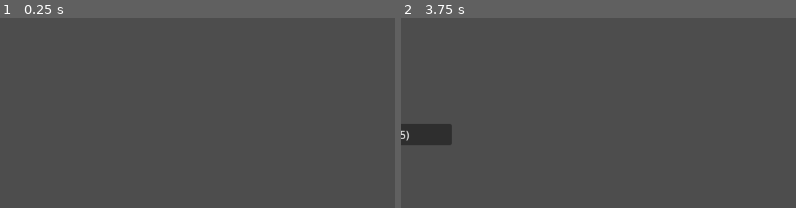
Above: before the commit, frames 1-2 (left to right).
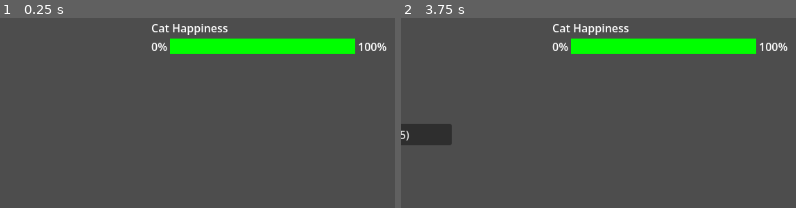
Above: after the commit, the same moments.

Repository: jaggasaurus-rex/cat-idler
Game: Godot game, scene res://scenes/Main.tscn
Two runs of this game, one before a commit and one after it. Both use one fixed random seed, a clock stepped at 60 frames per second and the inputs below.
Inputs:
- Up to frame 1 (0.25 s): no input
- Up to frame 2 (3.75 s): click "Work at McPawnalds" at 0.5 s; click "Work at McPawnalds" at 1.25 s; click "Work at McPawnalds" at 2 s; tap Enter at 2.75 s; tap Space at 3.5 s
The pictures show only the part of the screen within x 17-67%, y 0-50%; the shares and areas given below are measured in that part.

The runs differ from the first frame. In frame 1, 4.7% of the frame differs, in the area x 38-98%, y 3-19%; in frame 2, 4.7%.

Commit message:
Add Cat Happiness mechanic with OnlyPaws debuffs and riot popup
- happiness = clamp(1 - cats/20, 0, 1)*100; cats >= 20 clamps at 0%
- Always-visible bar (top-centre, right of stats) with red→green fill
- OnlyPaws income multiplier: ×0.80 below 50%, ×0.50 below 10%
- HappinessRiotPopup fires once when cats reach 20, sets happiness_riot_triggered flag

Co-Authored-By: Claude Sonnet 4.6 <noreply@anthropic.com>

Diff:
--- a/Config.gd
+++ b/Config.gd
@@ -37,3 +37,6 @@
 const auto_feeder_cost: float = 2000000.0
 const auto_feeder_unlock_cats: int = 30
 const auto_feeder_food_threshold: float = 1.0
+
+# Cat Happiness
+const happiness_max_cats: int = 20  # cat count at which happiness reaches 0%
--- a/autoloads/GameState.gd
+++ b/autoloads/GameState.gd
@@ -25,6 +25,7 @@
 var food_hit_zero: bool = false
 var auto_feeder_unlocked: bool = false
 var auto_feeder_purchased: bool = false
+var happiness_riot_triggered: bool = false
 
 
 func _ready() -> void:
@@ -52,9 +53,17 @@
 			bot_manager_unlocked = true
 	if bot_manager_purchased and tokens <= Config.bot_manager_token_threshold:
 		buy_tokens(1)
+	if not happiness_riot_triggered and get_happiness() <= 0.0:
+		happiness_riot_triggered = true
 	if only_paws_active and bots_active:
 		if cat_food > 0.0:
-			money += paws_income_rate * delta
+			var happiness: float = get_happiness()
+			var happiness_multiplier: float = 1.0
+			if happiness < 10.0:
+				happiness_multiplier = 0.50
+			elif happiness < 50.0:
+				happiness_multiplier = 0.80
+			money += paws_income_rate * happiness_multiplier * delta
 
 
 func click() -> void:
@@ -154,6 +163,14 @@
 	cat_trees_purchased = true
 
 
+## Returns cat happiness as a percentage (0–100).
+## Formula: clamp(1 - cats/happiness_max_cats, 0, 1) * 100.
+## Assumption: cats >= happiness_max_cats clamps at 0% — overcrowding cannot
+## be recovered by buying even more cats, so 0% is the floor for all higher counts.
+func get_happiness() -> float:
+	return clamp(1.0 - float(cats) / float(Config.happiness_max_cats), 0.0, 1.0) * 100.0
+
+
 # Base tier: floor(cats / 3) $/sec (0-2 cats=$0, 3-5=$1, 6-8=$2, …).
 # Each manager bot doubles the entire output: total = base * 2^manager_bots.
 func _update_paws_rate() -> void:
--- a/scenes/Main.gd
+++ b/scenes/Main.gd
@@ -25,9 +25,13 @@
 @onready var auto_feeder_item: VBoxContainer = $ShopPanel/AutoFeederItem
 @onready var auto_feeder_desc_label: Label = $ShopPanel/AutoFeederItem/AutoFeederDescLabel
 @onready var buy_auto_feeder_button: Button = $ShopPanel/AutoFeederItem/BuyAutoFeederButton
+@onready var happiness_bar: ProgressBar = $HappinessBarContainer/HappinessRow/HappinessBar
+@onready var happiness_riot_popup: ColorRect = $HappinessRiotPopup
 
 
 var _only_paws_popup_shown: bool = false
+var _happiness_riot_popup_shown: bool = false
+var _happiness_fill_style: StyleBoxFlat
 
 
 func _ready() -> void:
@@ -38,6 +42,10 @@
 	var bold_font := SystemFont.new()
 	bold_font.font_weight = 700
 	cats_label.add_theme_font_override("font", bold_font)
+	# Dynamic fill colour for the happiness bar; updated in _process()
+	_happiness_fill_style = StyleBoxFlat.new()
+	_happiness_fill_style.bg_color = Color.GREEN
+	happiness_bar.add_theme_stylebox_override("fill", _happiness_fill_style)
 
 
 func _process(_delta: float) -> void:
@@ -101,6 +109,17 @@
 	manager_bot_button.disabled = GameState.money < GameState.next_bot_cost
 	bots_rate_label.text = "Bots: " + Util.format_number(GameState.manager_bots)
 
+	# Happiness bar: colour transitions smoothly from red (0%) to green (100%)
+	var happiness: float = GameState.get_happiness()
+	happiness_bar.value = happiness
+	var t: float = happiness / 100.0
+	_happiness_fill_style.bg_color = Color.RED.lerp(Color.GREEN, t)
+
+	if GameState.happiness_riot_triggered and not _happiness_riot_popup_shown:
+		_happiness_riot_popup_shown = true
+		happiness_riot_popup.visible = true
+		get_tree().paused = true
+
 	# One-way latch — auto feeder shop item appears when unlocked
 	if GameState.auto_feeder_unlocked and not auto_feeder_item.visible:
 		auto_feeder_item.visible = true
@@ -162,6 +181,11 @@
 
 func _on_buy_auto_feeder_button_pressed() -> void:
 	GameState.buy_auto_feeder()
+
+
+func _on_happiness_riot_popup_ok_pressed() -> void:
+	happiness_riot_popup.visible = false
+	get_tree().paused = false
 
 
 func _on_cat_purchased() -> void:
--- a/scenes/Main.tscn
+++ b/scenes/Main.tscn
@@ -112,6 +112,39 @@
 offset_bottom = 375.0
 text = "Tokens: 0"
 
+[node name="HappinessBarContainer" type="VBoxContainer" parent="." unique_id=400000050]
+layout_mode = 0
+offset_left = 420.0
+offset_top = 20.0
+offset_right = 760.0
+offset_bottom = 95.0
+theme_override_constants/separation = 4
+
+[node name="HappinessTitleLabel" type="Label" parent="HappinessBarContainer" unique_id=400000051]
+layout_mode = 2
+text = "Cat Happiness"
+
+[node name="HappinessRow" type="HBoxContainer" parent="HappinessBarContainer" unique_id=400000052]
+layout_mode = 2
+theme_override_constants/separation = 4
+
+[node name="HappinessMinLabel" type="Label" parent="HappinessBarContainer/HappinessRow" unique_id=400000053]
+layout_mode = 2
+text = "0%"
+
+[node name="HappinessBar" type="ProgressBar" parent="HappinessBarContainer/HappinessRow" unique_id=400000054]
+layout_mode = 2
+size_flags_horizontal = 3
+custom_minimum_size = Vector2(100, 22)
+min_value = 0.0
+max_value = 100.0
+value = 100.0
+show_percentage = false
+
+[node name="HappinessMaxLabel" type="Label" parent="HappinessBarContainer/HappinessRow" unique_id=400000055]
+layout_mode = 2
+text = "100%"
+
 [node name="ShopPanel" type="VBoxContainer" parent="." unique_id=210934857]
 layout_mode = 0
 anchor_left = 1.0
@@ -238,6 +271,42 @@
 autowrap_mode = 3
 
 [node name="OKButton" type="Button" parent="OnlyPawsPopup/DialogPanel/VBoxContainer" unique_id=400000044]
+layout_mode = 2
+text = "OK"
+
+[node name="HappinessRiotPopup" type="ColorRect" parent="." unique_id=400000060]
+visible = false
+process_mode = 2
+layout_mode = 0
+anchors_preset = 15
+anchor_right = 1.0
+anchor_bottom = 1.0
+grow_horizontal = 2
+grow_vertical = 2
+mouse_filter = 0
+color = Color(0, 0, 0, 0.5)
+
+[node name="DialogPanel" type="PanelContainer" parent="HappinessRiotPopup" unique_id=400000061]
+layout_mode = 0
+anchor_left = 0.5
+anchor_top = 0.5
+anchor_right = 0.5
+anchor_bottom = 0.5
+offset_left = -250.0
+offset_top = -100.0
+offset_right = 250.0
+offset_bottom = 100.0
+
+[node name="VBoxContainer" type="VBoxContainer" parent="HappinessRiotPopup/DialogPanel" unique_id=400000062]
+layout_mode = 2
+theme_override_constants/separation = 12
+
+[node name="PopupLabel" type="Label" parent="HappinessRiotPopup/DialogPanel/VBoxContainer" unique_id=400000063]
+layout_mode = 2
+text = "The kitties are rioting! They cannot work under these conditions AND DEMAND more space."
+autowrap_mode = 3
+
+[node name="OKButton" type="Button" parent="HappinessRiotPopup/DialogPanel/VBoxContainer" unique_id=400000064]
 layout_mode = 2
 text = "OK"
 
@@ -255,3 +324,4 @@
 [connection signal="pressed" from="ShopPanel/BotManagerItem/BuyBotManagerButton" to="." method="_on_buy_bot_manager_button_pressed"]
 [connection signal="pressed" from="ShopPanel/AutoFeederItem/BuyAutoFeederButton" to="." method="_on_buy_auto_feeder_button_pressed"]
 [connection signal="pressed" from="OnlyPawsPopup/DialogPanel/VBoxContainer/OKButton" to="." method="_on_only_paws_popup_ok_pressed"]
+[connection signal="pressed" from="HappinessRiotPopup/DialogPanel/VBoxContainer/OKButton" to="." method="_on_happiness_riot_popup_ok_pressed"]
Not shown, changed: CONTEXT.md
